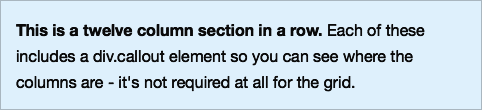
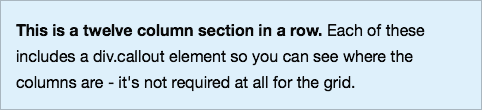
Layered file, before and after one edit (482 x 110). Changes by layer:
removed layer "black" over [16, 23, 425, 92]
removed group "container" (2 layers) over [16, 23, 425, 92]
moved "This is a twelve column section in a row. Each of these include" out of group "container", painted on it over [16, 23, 425, 92]
moved "panel" out of group "container" over [16, 23, 425, 92]
removed layer "primary" over [16, 23, 425, 92]
added layer "bg" over [16, 23, 425, 92]
